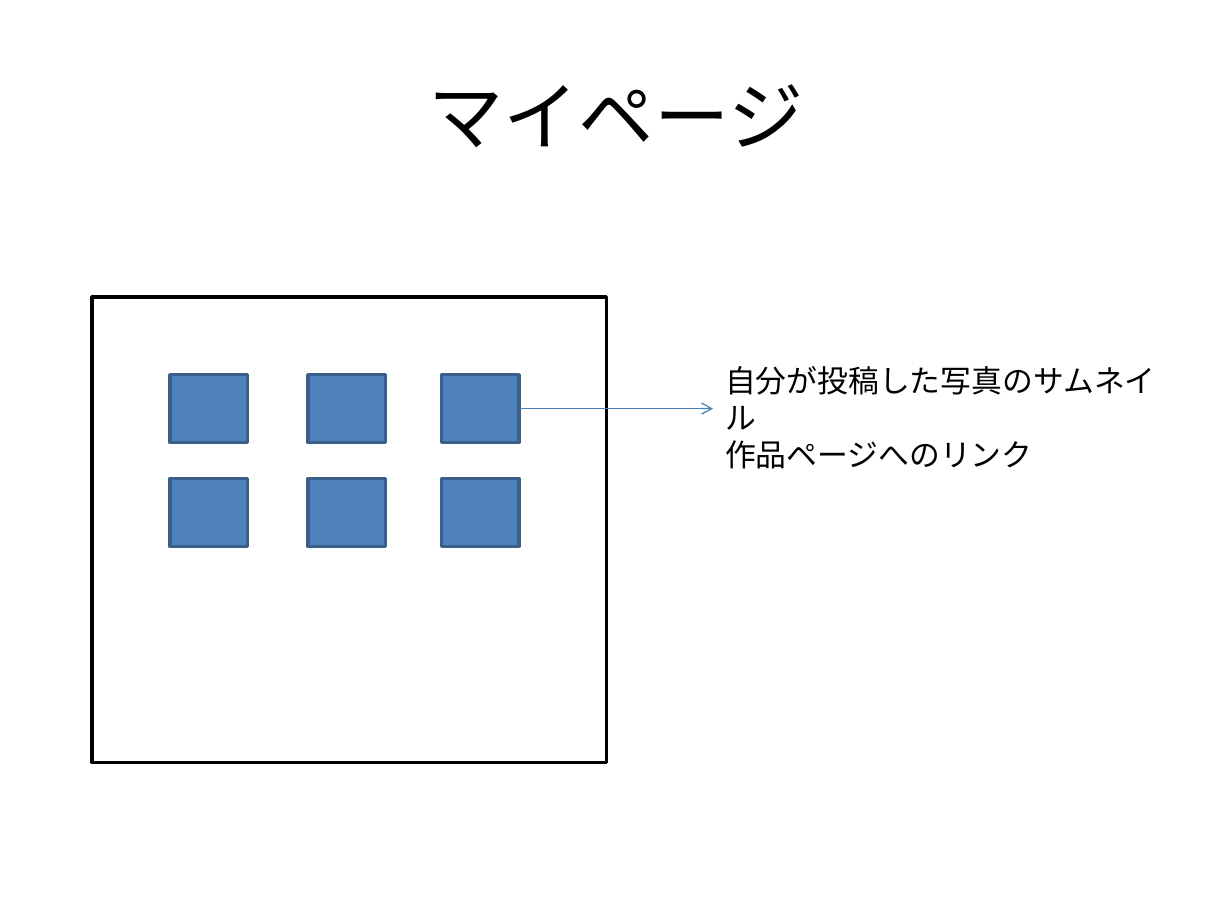
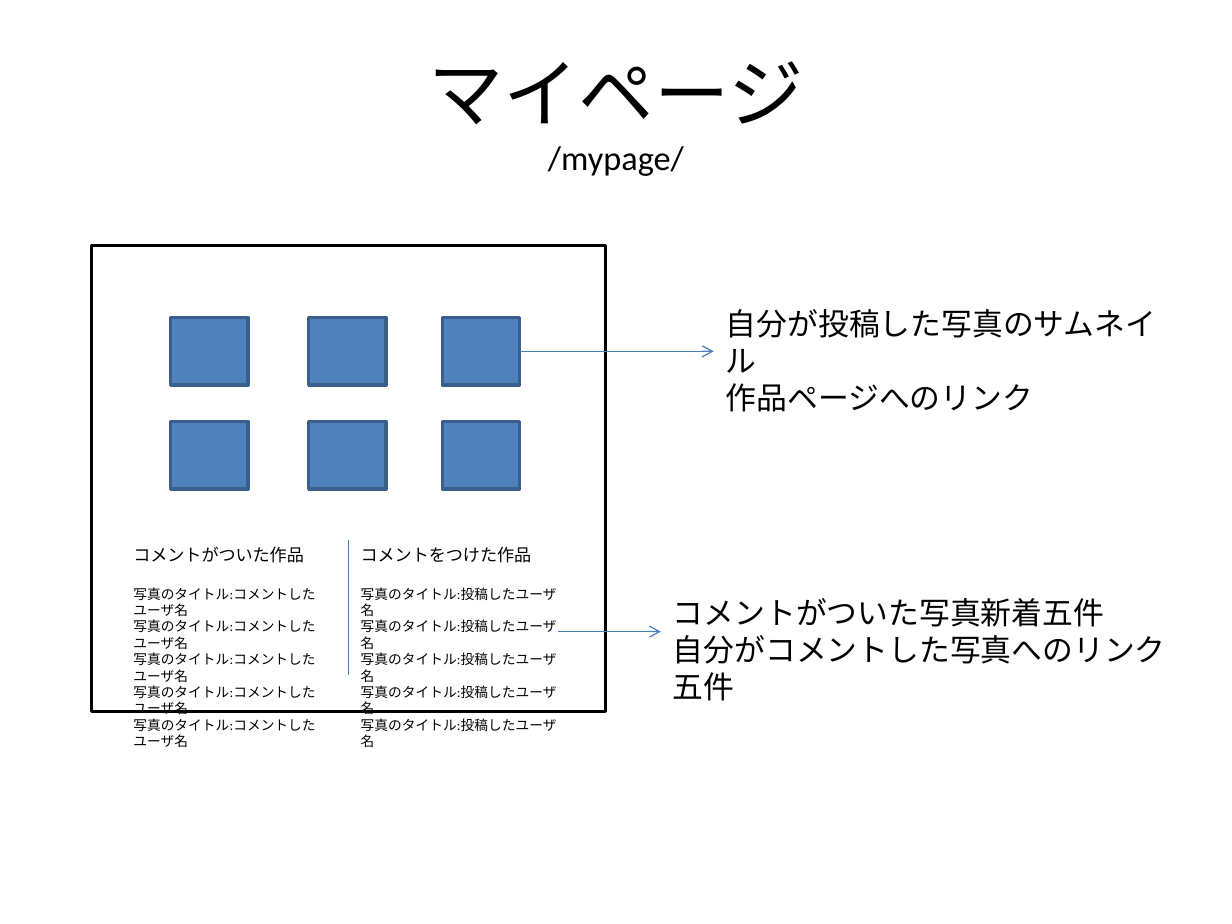
Before and after one commit to yamamo07/Practice, a slide deck: slide 5 of doc/senizu.pptx (slide 6 before the commit). Drawn at 1232x924 pixels with LibreOffice and Linux fonts; fonts in the diff are those of the drawing. Boxes give left, top, right and bottom in pixels: in the first picture for what was removed or moved away, otherwise in the second. Text is boxed around its words. In the diff, an @@ line names an element or a change of style, - is before the commit and + after.

```diff
--- a/doc/senizu.pptx
+++ b/doc/senizu.pptx
@@ title at bbox=[428, 61, 803, 176]: text changed; size 44 to 20 pt @@
-マイページ
+マイページ
+/mypage/
@@ rectangle: place and size @@
-rectangle at bbox=[92, 297, 606, 763]
+rectangle at bbox=[91, 245, 605, 711]
@@ text "自分が投稿した写真のサムネイル": place and size @@
-text "自分が投稿した写真のサムネイル" at bbox=[725, 366, 1156, 469]
+text "自分が投稿した写真のサムネイル" at bbox=[726, 309, 1157, 412]
@@ arrow moved from (519, 409) - (713, 409) to (520, 351) - (713, 351) @@
@@ 6 rectangles: place and size @@
-6 rectangles at bbox=[170, 375, 520, 546]
+6 rectangles at bbox=[171, 318, 520, 489]
@@ text added at bbox=[133, 546, 315, 747], 8 pt, text #000000 @@
+コメントがついた作品
+写真のタイトル:コメントしたユーザ名
+写真のタイトル:コメントしたユーザ名
+写真のタイトル:コメントしたユーザ名
+写真のタイトル:コメントしたユーザ名
+写真のタイトル:コメントしたユーザ名
@@ line added from (349, 540) to (349, 675), #4B7EBC 0.75 pt @@
@@ text added at bbox=[361, 547, 557, 747], 8 pt, text #000000 @@
+コメントをつけた作品
+写真のタイトル:投稿したユーザ名
+写真のタイトル:投稿したユーザ名
+写真のタイトル:投稿したユーザ名
+写真のタイトル:投稿したユーザ名
+写真のタイトル:投稿したユーザ名
@@ text added at bbox=[673, 598, 1166, 664], 18 pt, text #000000 @@
+コメントがついた写真新着五件
+自分がコメントした写真へのリンク五件
@@ arrow added from (558, 632) to (660, 632), #4B7EBC 0.75 pt @@
```
Also in this commit, not shown: 4 other slides changed, 1 slide removed.
